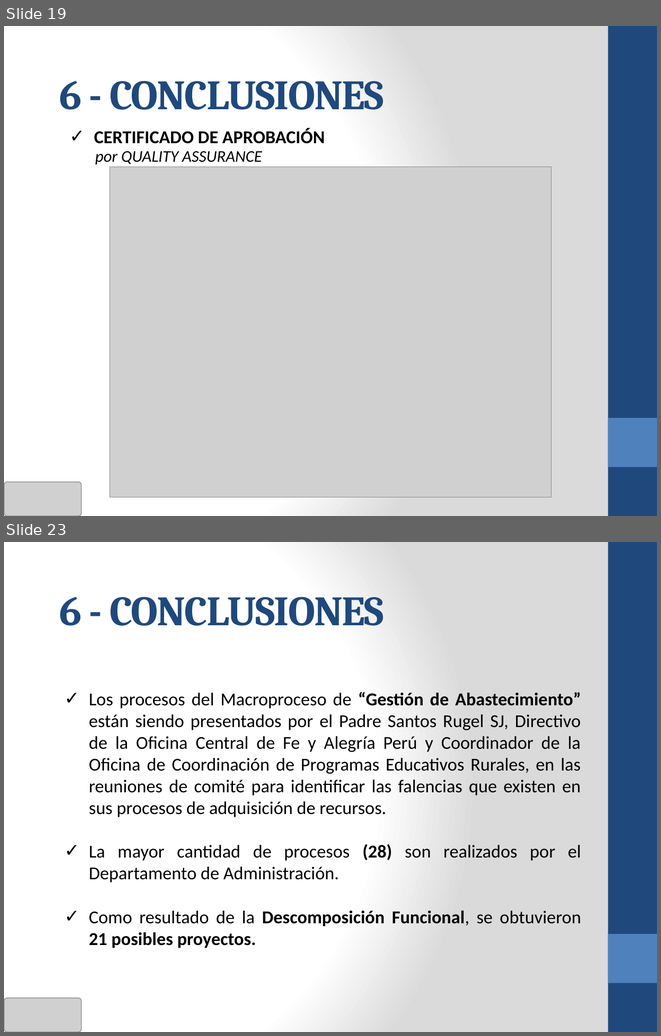
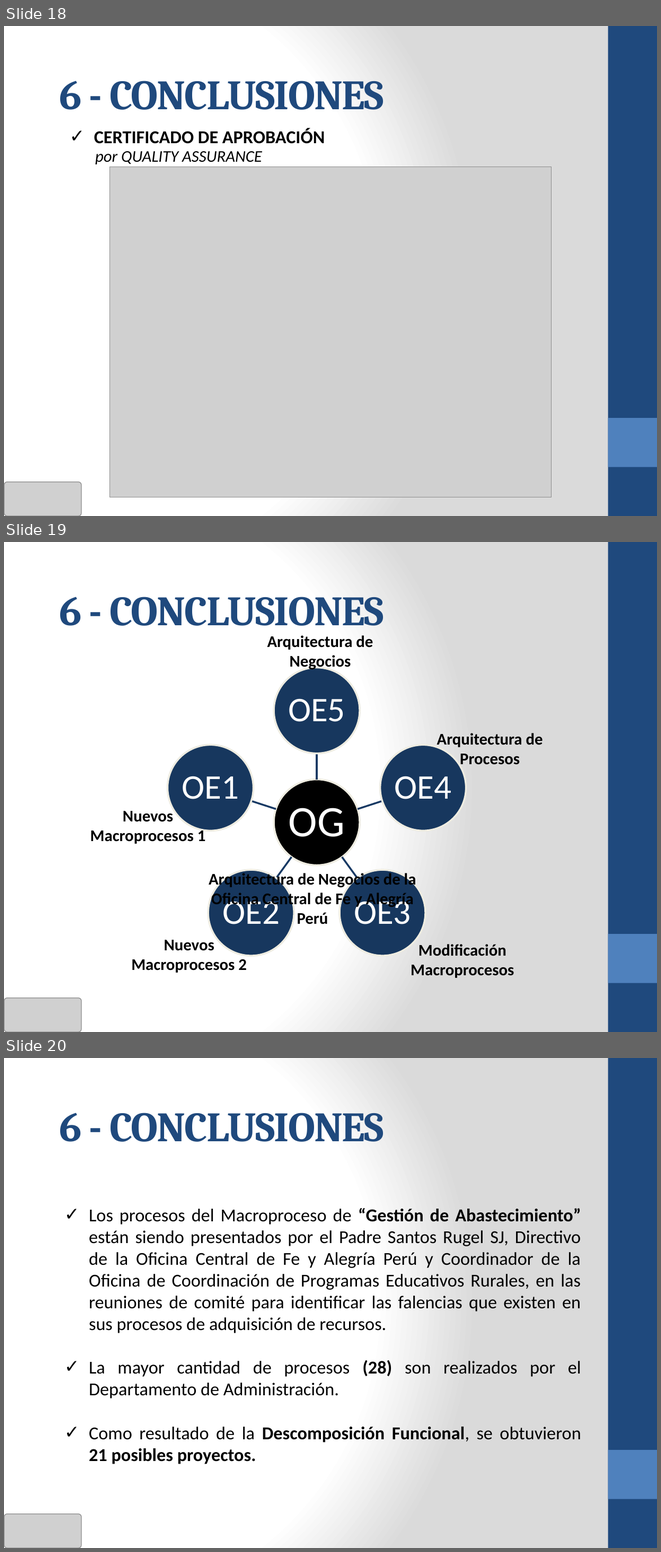
Before and after one commit to cms/proyecto-fya, a slide deck: Presentacion Final Ciclo 2011-02/ANOCFAP-[Presentación Final v3.0].pptx. Shown one above the other, each under a label of ours: slides 19 and 23 before the commit, slides 18, 19 and 20 after it; the slides between them are not shown. The pictures are 661x1036 and 661x1552 pixels, drawn with LibreOffice and Linux fonts; fonts in the diff are those of the drawing; grey boxes stand for pictures. Boxes give left, top, right and bottom in pixels: in the first picture for what was removed or moved away, otherwise in the second. Text is boxed around its words. In the diff, an @@ line names an element or a change of style, - is before the commit and + after.

```diff
--- a/Presentacion Final Ciclo 2011-02/ANOCFAP-[Presentación Final v3.0].pptx
+++ b/Presentacion Final Ciclo 2011-02/ANOCFAP-[Presentación Final v3.0].pptx
@@ slide 19 added at [4, 542, 657, 1032], background gradient #FFFFFF to #DADADA; not listed: 2 template elements that a slide beside it also shows @@
@@ text added at [59, 597, 384, 626], 46 pt, text #1F497D, bold @@
+6 - CONCLUSIONES
@@ text added at [267, 635, 373, 671], 18 pt, text #000000, bold @@
+Arquitectura de Negocios
@@ text added at [437, 733, 543, 768], 18 pt, text #000000, bold @@
+Arquitectura de Procesos
@@ group added at [167, 668, 466, 955]: 6 ellipses, 6 texts, 5 freeform shapes @@
+OG
+OE5
+OE4
+OE3
+OE2
+OE1
@@ text added at [90, 811, 206, 844], 18 pt, text #000000, bold @@
+Nuevos Macroprocesos 1
@@ text added at [209, 871, 416, 924], 18 pt, text #000000, bold @@
+Arquitectura de Negocios de la Oficina Central de Fe y Alegría Perú
@@ text added at [131, 940, 247, 972], 18 pt, text #000000, bold @@
+Nuevos Macroprocesos 2
@@ text added at [411, 944, 514, 978], 18 pt, text #000000, bold @@
+Modificación Macroprocesos
@@ picture added at [4, 998, 81, 1032] @@
@@ what was slide 19 is now slide 18 @@
@@ what was slide 23 is now slide 20 @@
```
Also in this commit, not shown: 2 slides changed, 2 other slides added, 6 slides removed.
